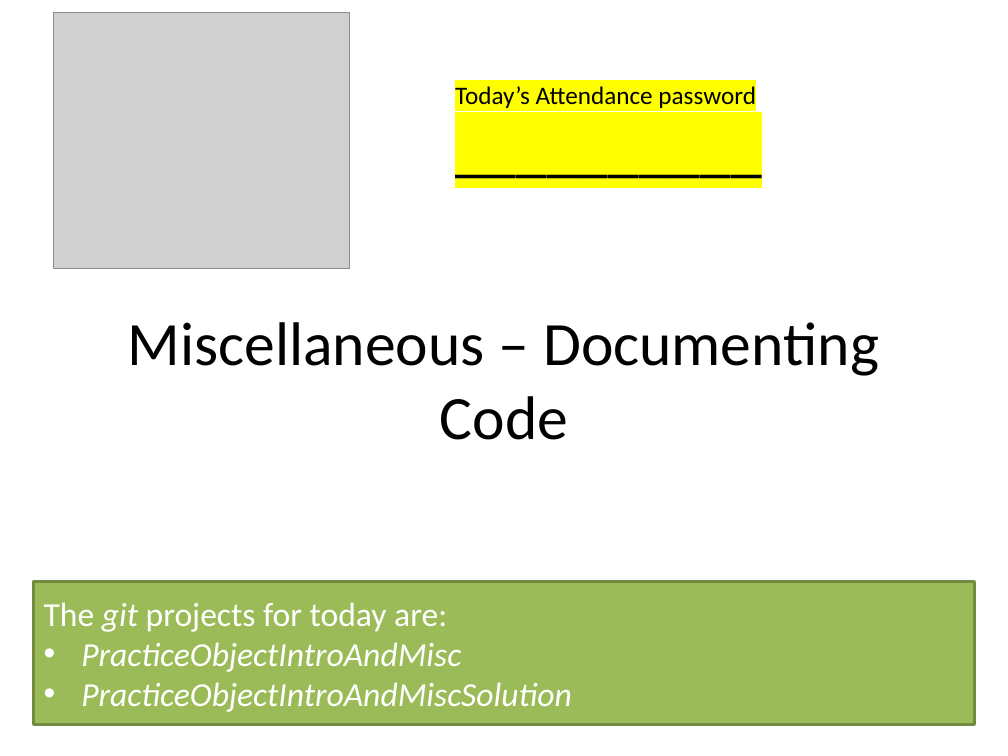
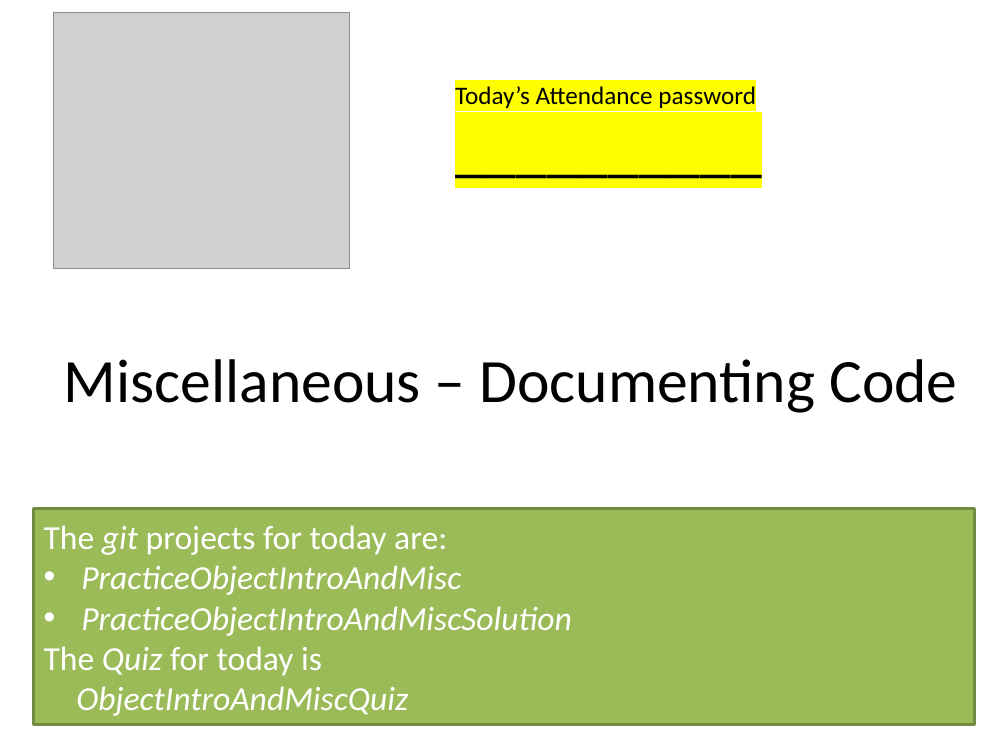
Before and after one commit to RHIT-CSSE/csse220, a slide deck: slide 1 of ClassMaterials/ObjectIntroAndMisc/Slides/Part1-DocumentingCode.pptx. Drawn at 1008x756 pixels with LibreOffice and Linux fonts; fonts in the diff are those of the drawing; grey boxes stand for pictures. Boxes give left, top, right and bottom in pixels: in the first picture for what was removed or moved away, otherwise in the second. Text is boxed around its words. In the diff, an @@ line names an element or a change of style, - is before the commit and + after.

```diff
--- a/ClassMaterials/ObjectIntroAndMisc/Slides/Part1-DocumentingCode.pptx
+++ b/ClassMaterials/ObjectIntroAndMisc/Slides/Part1-DocumentingCode.pptx
@@ title "Miscellaneous – Documenting Code" rewrapped from (128,322,879,440) to (64,359,957,413) @@
@@ rectangle "The git projects for today ...": place and size @@
-rectangle "The git projects for today ..." at (33,582,974,725)
+rectangle "The git projects for today ..." at (33,509,974,725)
@@ text in rectangle at (44,646,408,716): paragraphs added @@
+The Quiz for today is
+ObjectIntroAndMiscQuiz
```
Also in this commit, not shown: 2 other files.
